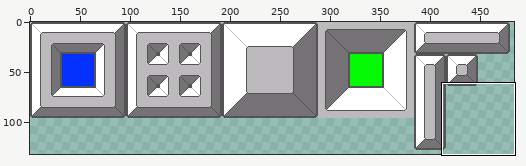
Pixel-art file -- Assets/Tiled/TileSets/WallTileSet.aseprite. Above, an overview of the earlier version with the close-up marked.
Close-up. Before:
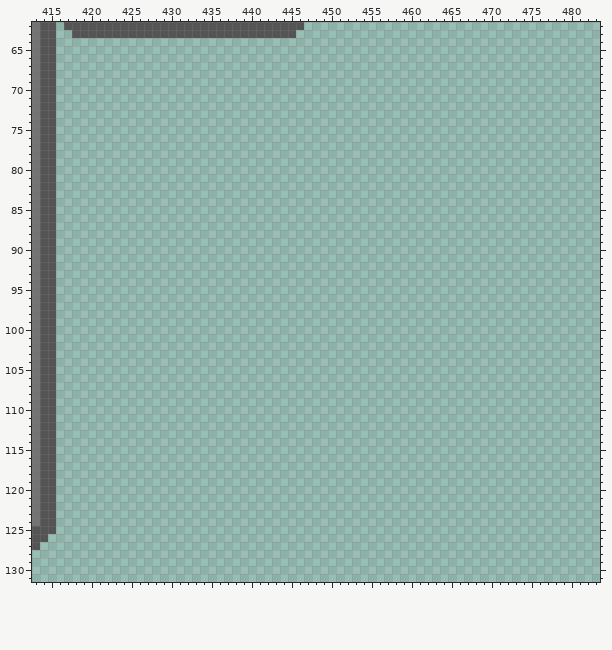
512x512 pixels, 1 frame. Shown: x 413..483, y 62..131. The wide view leaves out empty margins.
And afterwards:
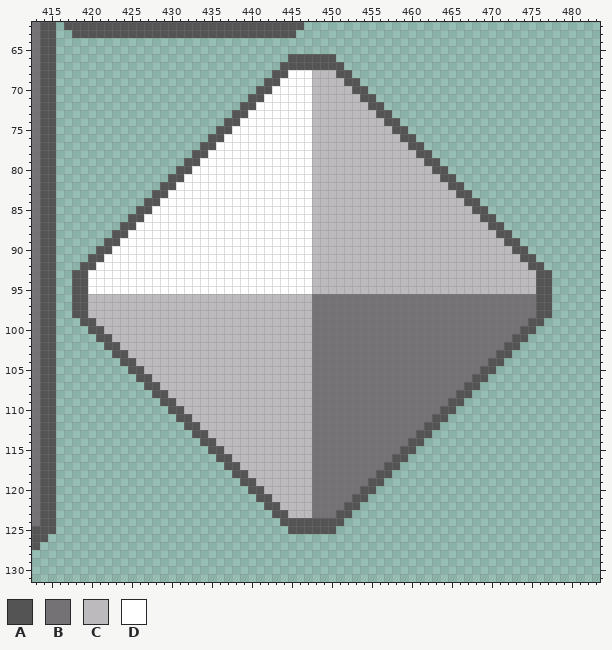
Palette (. is transparent): A #545454  B #747274  C #bcbabc  D #ffffff
Difference:
y 66: x 445..450 ...... -> AAAAAA
y 67: x 444..451 ........ -> AAAAAAAA
y 68: x 443..452 .......... -> AADDDCCCAA
y 69: x 442..453 ............ -> AADDDDCCCCAA
y 70: x 441..454 .............. -> AADDDDDCCCCCAA
y 71: x 440..455 ................ -> AADDDDDDCCCCCCAA
y 72: x 439..456 .................. -> AADDDDDDDCCCCCCCAA
y 73: x 438..457 .................... -> AADDDDDDDDCCCCCCCCAA
y 74: x 437..458 ...................... -> AADDDDDDDDDCCCCCCCCCAA
y 75: x 436..459 ........................ -> AADDDDDDDDDDCCCCCCCCCCAA
y 76: x 435..460 .......................... -> AADDDDDDDDDDDCCCCCCCCCCCAA
y 77: x 434..461 ............................ -> AADDDDDDDDDDDDCCCCCCCCCCCCAA
y 78: x 433..462 .............................. -> AADDDDDDDDDDDDDCCCCCCCCCCCCCAA
y 79: x 432..463 ................................ -> AADDDDDDDDDDDDDDCCCCCCCCCCCCCCAA
y 80: x 431..464 .................................. -> AADDDDDDDDDDDDDDDCCCCCCCCCCCCCCCAA
y 81: x 430..465 .................................... -> AADDDDDDDDDDDDDDDDCCCCCCCCCCCCCCCCAA
y 82: x 429..466 ...................................... -> AADDDDDDDDDDDDDDDDDCCCCCCCCCCCCCCCCCAA
y 83: x 428..467 ........................................ -> AADDDDDDDDDDDDDDDDDDCCCCCCCCCCCCCCCCCCAA
y 84: x 427..468 .......................................... -> AADDDDDDDDDDDDDDDDDDDCCCCCCCCCCCCCCCCCCCAA
y 85: x 426..469 ............................................ -> AADDDDDDDDDDDDDDDDDDDDCCCCCCCCCCCCCCCCCCCCAA
y 86: x 425..470 .............................................. -> AADDDDDDDDDDDDDDDDDDDDDCCCCCCCCCCCCCCCCCCCCCAA
y 87: x 424..471 ................................................ -> AADDDDDDDDDDDDDDDDDDDDDDCCCCCCCCCCCCCCCCCCCCCCAA
y 88: x 423..472 .................................................. -> AADDDDDDDDDDDDDDDDDDDDDDDCCCCCCCCCCCCCCCCCCCCCCCAA
y 89: x 422..473 .................................................... -> AADDDDDDDDDDDDDDDDDDDDDDDDCCCCCCCCCCCCCCCCCCCCCCCCAA
y 90: x 421..474 ...................................................... -> AADDDDDDDDDDDDDDDDDDDDDDDDDCCCCCCCCCCCCCCCCCCCCCCCCCAA
y 91: x 420..475 ........................................................ -> AADDDDDDDDDDDDDDDDDDDDDDDDDDCCCCCCCCCCCCCCCCCCCCCCCCCCAA
y 92: x 419..476 .......................................................... -> AADDDDDDDDDDDDDDDDDDDDDDDDDDDCCCCCCCCCCCCCCCCCCCCCCCCCCCAA
y 93..95: x 418..477 ............................................................ -> AADDDDDDDDDDDDDDDDDDDDDDDDDDDDCCCCCCCCCCCCCCCCCCCCCCCCCCCCAA
y 96..98: x 418..477 ............................................................ -> AACCCCCCCCCCCCCCCCCCCCCCCCCCCCBBBBBBBBBBBBBBBBBBBBBBBBBBBBAA
y 99: x 419..476 .......................................................... -> AACCCCCCCCCCCCCCCCCCCCCCCCCCCBBBBBBBBBBBBBBBBBBBBBBBBBBBAA
y 100: x 420..475 ........................................................ -> AACCCCCCCCCCCCCCCCCCCCCCCCCCBBBBBBBBBBBBBBBBBBBBBBBBBBAA
y 101: x 421..474 ...................................................... -> AACCCCCCCCCCCCCCCCCCCCCCCCCBBBBBBBBBBBBBBBBBBBBBBBBBAA
y 102: x 422..473 .................................................... -> AACCCCCCCCCCCCCCCCCCCCCCCCBBBBBBBBBBBBBBBBBBBBBBBBAA
y 103: x 423..472 .................................................. -> AACCCCCCCCCCCCCCCCCCCCCCCBBBBBBBBBBBBBBBBBBBBBBBAA
y 104: x 424..471 ................................................ -> AACCCCCCCCCCCCCCCCCCCCCCBBBBBBBBBBBBBBBBBBBBBBAA
y 105: x 425..470 .............................................. -> AACCCCCCCCCCCCCCCCCCCCCBBBBBBBBBBBBBBBBBBBBBAA
y 106: x 426..469 ............................................ -> AACCCCCCCCCCCCCCCCCCCCBBBBBBBBBBBBBBBBBBBBAA
y 107: x 427..468 .......................................... -> AACCCCCCCCCCCCCCCCCCCBBBBBBBBBBBBBBBBBBBAA
y 108: x 428..467 ........................................ -> AACCCCCCCCCCCCCCCCCCBBBBBBBBBBBBBBBBBBAA
y 109: x 429..466 ...................................... -> AACCCCCCCCCCCCCCCCCBBBBBBBBBBBBBBBBBAA
y 110: x 430..465 .................................... -> AACCCCCCCCCCCCCCCCBBBBBBBBBBBBBBBBAA
y 111: x 431..464 .................................. -> AACCCCCCCCCCCCCCCBBBBBBBBBBBBBBBAA
y 112: x 432..463 ................................ -> AACCCCCCCCCCCCCCBBBBBBBBBBBBBBAA
y 113: x 433..462 .............................. -> AACCCCCCCCCCCCCBBBBBBBBBBBBBAA
y 114: x 434..461 ............................ -> AACCCCCCCCCCCCBBBBBBBBBBBBAA
y 115: x 435..460 .......................... -> AACCCCCCCCCCCBBBBBBBBBBBAA
y 116: x 436..459 ........................ -> AACCCCCCCCCCBBBBBBBBBBAA
y 117: x 437..458 ...................... -> AACCCCCCCCCBBBBBBBBBAA
y 118: x 438..457 .................... -> AACCCCCCCCBBBBBBBBAA
y 119: x 439..456 .................. -> AACCCCCCCBBBBBBBAA
y 120: x 440..455 ................ -> AACCCCCCBBBBBBAA
y 121: x 441..454 .............. -> AACCCCCBBBBBAA
y 122: x 442..453 ............ -> AACCCCBBBBAA
y 123: x 443..452 .......... -> AACCCBBBAA
y 124: x 444..451 ........ -> AAAAAAAA
y 125: x 445..450 ...... -> AAAAAA
